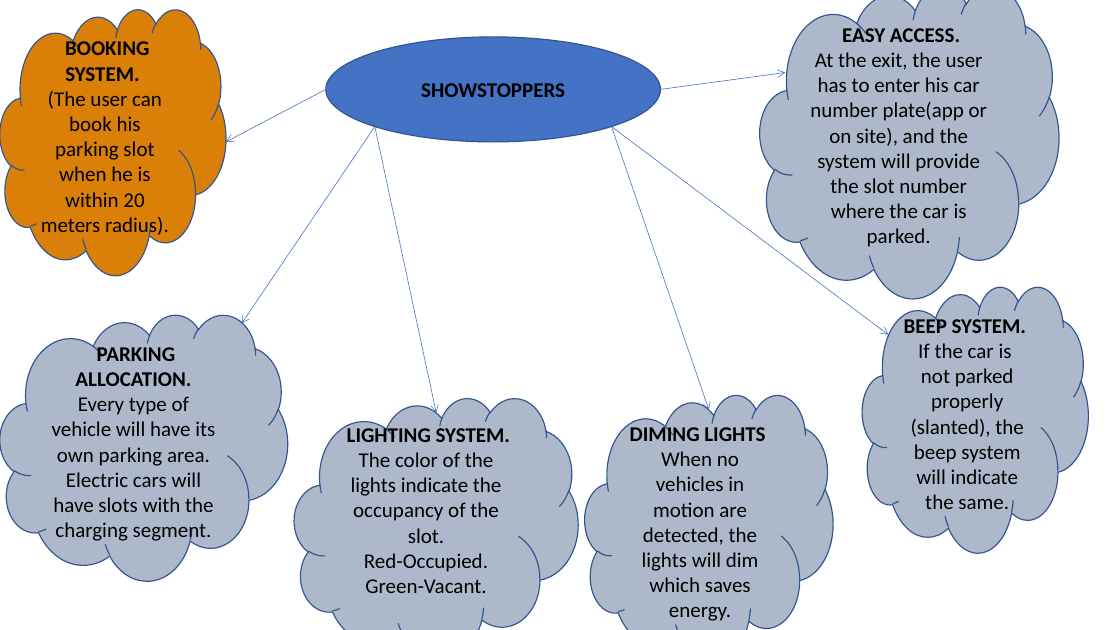
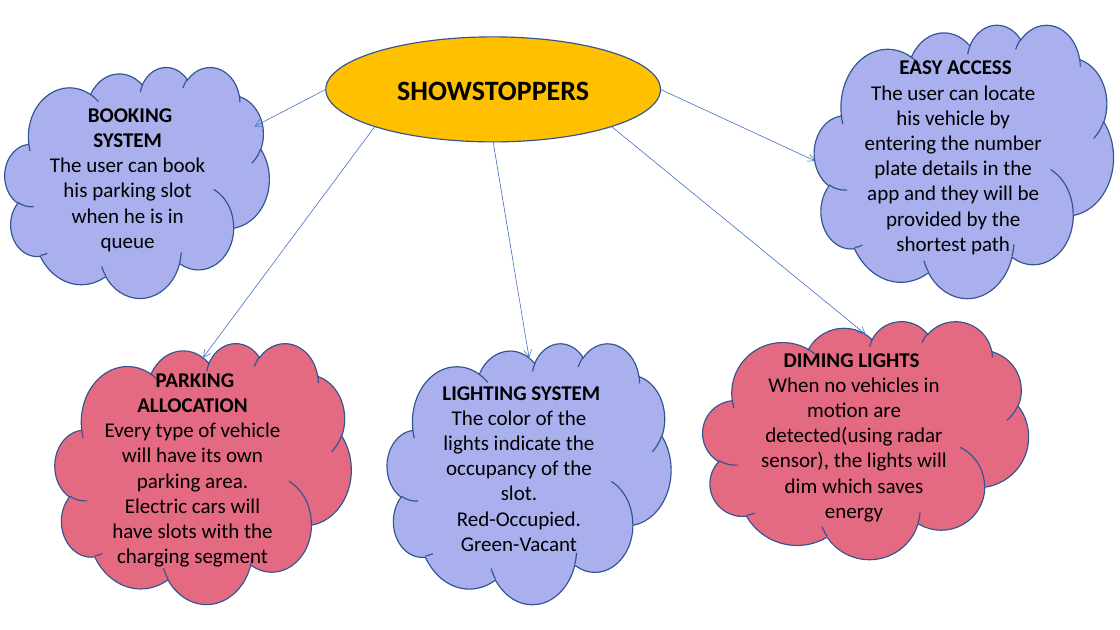
Before and after one commit to FriendsUnited/S-Park, a slide deck: slide 3 of Documents/terna ppt.pptx. Drawn at 1120x630 pixels with LibreOffice and Linux fonts; fonts in the diff are those of the drawing. Boxes give left, top, right and bottom in pixels: in the first picture for what was removed or moved away, otherwise in the second. Text is boxed around its words. In the diff, an @@ line names an element or a change of style, - is before the commit and + after.

```diff
--- a/Documents/terna ppt.pptx
+++ b/Documents/terna ppt.pptx
@@ cloud "EASY ACCESS" at (815, 24, 1114, 297): fill #ADB9CA to #AAAFEE @@
@@ cloud "EASY ACCESS": place and size @@
-cloud "EASY ACCESS" at (760, 0, 1060, 297)
+cloud "EASY ACCESS" at (815, 24, 1114, 297)
@@ ellipse "SHOWSTOPPERS" at (326, 37, 660, 142): size 18 to 24 pt; fill #4472C4 to #FFC000 @@
@@ text in cloud at (865, 57, 1042, 255): text changed @@
-EASY ACCESS.
-At the exit, the user has to enter his car number plate(app or on site), and the system will provide the slot number where the car is parked.
+EASY ACCESS
+The user can locate his vehicle by entering the number plate details in the app and they will be provided by the shortest path
@@ cloud "BOOKING SYSTEM": place and size @@
-cloud "BOOKING SYSTEM" at (0, 9, 226, 276)
+cloud "BOOKING SYSTEM" at (5, 66, 270, 297)
@@ cloud "BOOKING SYSTEM" at (5, 66, 270, 297): fill #DA8008 to #AAAFEE @@
@@ arrow moved from (326, 89) - (226, 142) to (326, 89) - (255, 127) @@
@@ arrow moved from (660, 89) - (786, 72) to (660, 89) - (816, 161) @@
@@ text in cloud at (50, 108, 206, 252): text changed @@
-BOOKING SYSTEM.
-(The user can book his parking slot when he is within 20 meters radius).
+BOOKING SYSTEM
+The user can book his parking slot when he is in queue
@@ arrow moved from (375, 127) - (242, 323) to (375, 127) - (203, 358) @@
@@ arrow moved from (375, 127) - (436, 413) to (493, 142) - (529, 358) @@
@@ arrow moved from (612, 127) - (709, 410) to (612, 127) - (866, 334) @@
@@ arrow removed from (612, 127) to (889, 334) @@
@@ cloud removed at (863, 287, 1089, 553) @@
-BEEP SYSTEM.
-If the car is not parked properly (slanted), the beep system will indicate the same.
@@ cloud "DIMING LIGHTS" at (703, 321, 1029, 559): fill #ADB9CA to #E46A81 @@
@@ cloud "DIMING LIGHTS": place and size @@
-cloud "DIMING LIGHTS" at (585, 395, 833, 630)
+cloud "DIMING LIGHTS" at (703, 321, 1029, 559)
@@ cloud "PARKING ALLOCATION": place and size @@
-cloud "PARKING ALLOCATION" at (0, 314, 287, 581)
+cloud "PARKING ALLOCATION" at (55, 343, 351, 604)
@@ cloud "PARKING ALLOCATION" at (55, 343, 351, 604): fill #ADB9CA to #E46A81 @@
@@ cloud "LIGHTING SYSTEM": place and size @@
-cloud "LIGHTING SYSTEM" at (294, 397, 578, 630)
+cloud "LIGHTING SYSTEM" at (387, 343, 671, 604)
@@ cloud "LIGHTING SYSTEM" at (387, 343, 671, 604): fill #ADB9CA to #AAAFEE @@
@@ text in cloud at (105, 369, 281, 570): text changed @@
-PARKING ALLOCATION.
-Every type of vehicle will have its own parking area. Electric cars will have slots with the charging segment.
+PARKING ALLOCATION
+Every type of vehicle will have its own parking area. Electric cars will have slots with the charging segment
@@ text in cloud at (442, 382, 600, 400): text changed @@
-LIGHTING SYSTEM.
+LIGHTING SYSTEM
@@ text in cloud at (761, 377, 946, 522): text changed @@
-When no vehicles in motion are detected, the lights will dim which saves energy.
+When no vehicles in motion are detected(using radar sensor), the lights will dim which saves energy
@@ text in cloud at (461, 537, 577, 557): text changed @@
-Green-Vacant.
+Green-Vacant
```
Also in this commit, not shown: 1 other slide changed, 39 other files.
